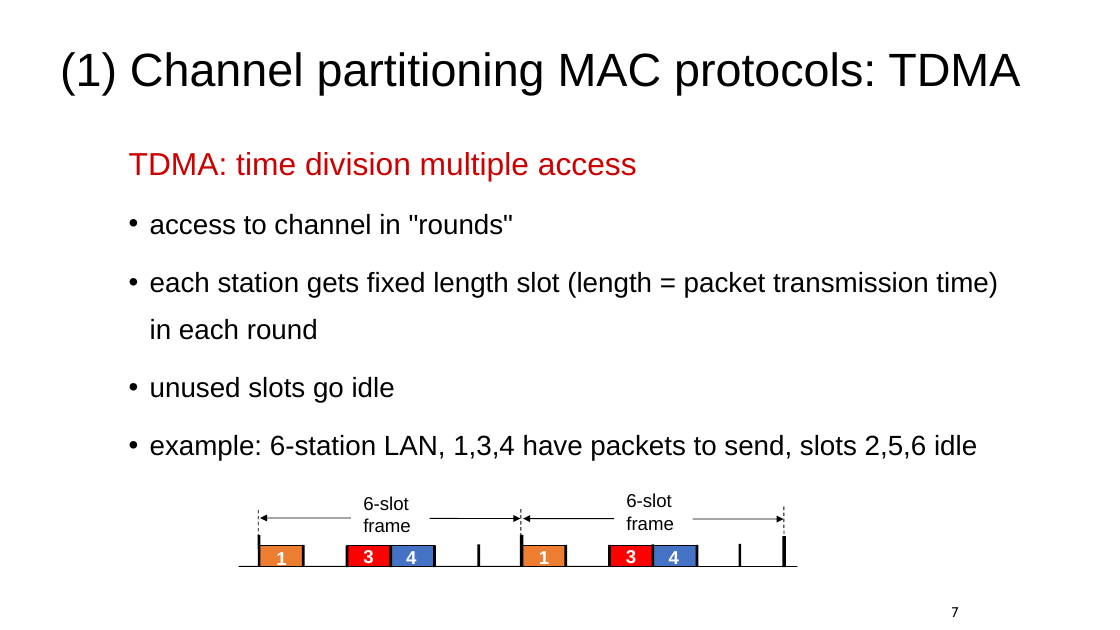
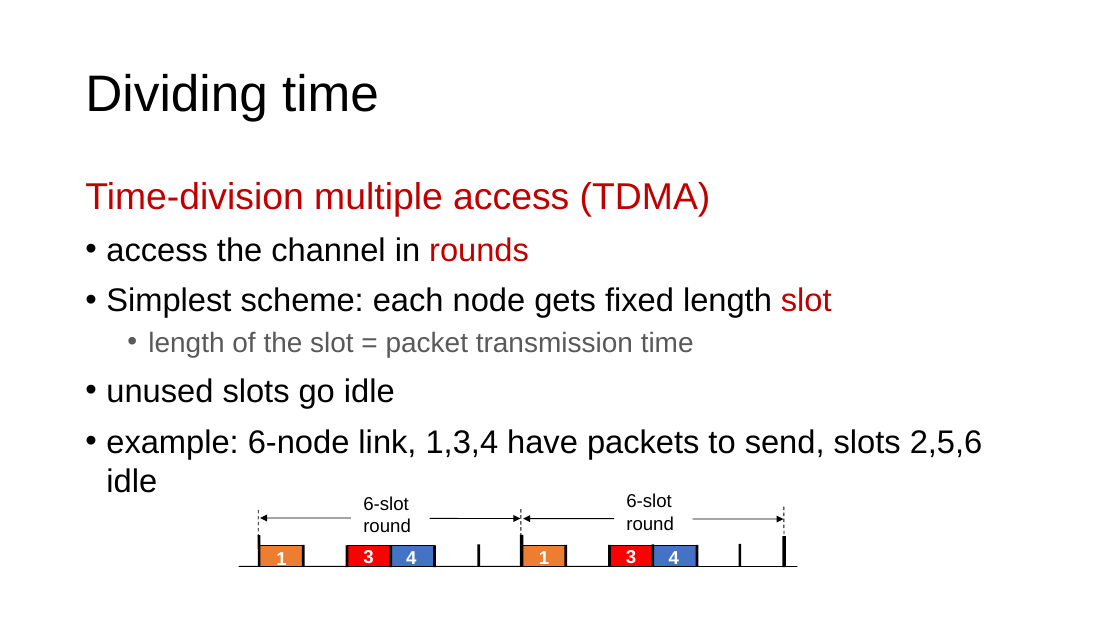
Before and after one commit to ngsrinivas/coursegen, a slide deck: slide 10 of ex/352-S21/staging/352-S21/lectures/link-medium-access-control.pptx (slide 7 before the commit). Drawn at 1120x630 pixels with LibreOffice and Linux fonts; fonts in the diff are those of the drawing. Boxes give left, top, right and bottom in pixels: in the first picture for what was removed or moved away, otherwise in the second. Text is boxed around its words. In the diff, an @@ line names an element or a change of style, - is before the commit and + after.

Commit message:
Add medium access control lecture

```diff
--- a/ex/352-S21/staging/352-S21/lectures/link-medium-access-control.pptx
+++ b/ex/352-S21/staging/352-S21/lectures/link-medium-access-control.pptx
@@ title removed at <box>60,52,1020,95</box> @@
-(1) Channel partitioning MAC protocols: TDMA
@@ title added at <box>85,73,379,121</box>, 44 pt, text #000000 @@
+Dividing time
@@ text "Time-division multiple access (TDMA)": place and size @@
-text "Time-division multiple access (TDMA)" at <box>129,152,998,461</box>
+text "Time-division multiple access (TDMA)" at <box>85,182,983,493</box>
@@ text at <box>85,182,832,357</box>: text changed; size 23.8 to 28 pt @@
-TDMA: time division multiple access
-• access to channel in "rounds"
-• each station gets fixed length slot (length = packet transmission time) in each round
+Time-division multiple access (TDMA)
+• access the channel in rounds
+• Simplest scheme: each node gets fixed length slot
+  • length of the slot = packet transmission time
@@ text at <box>106,378,395,408</box>: size 23.8 to 28 pt in "unused slots go idle"; line spacing 1.4 to 1 @@
@@ text at <box>106,429,983,493</box>: text changed; size 23.8 to 28 pt @@
-• example: 6-station LAN, 1,3,4 have packets to send, slots 2,5,6 idle
+• example: 6-node link, 1,3,4 have packets to send, slots 2,5,6 idle
@@ text at <box>363,518,411,533</box>: text changed @@
-frame
+round
@@ text at <box>626,516,674,531</box>: text changed @@
-frame
+round
@@ page number removed at <box>952,607,959,617</box> @@
-7
```
Also in this commit, not shown: 16 other slides changed, 37 slides added, 6 slides removed, 1 other file.
